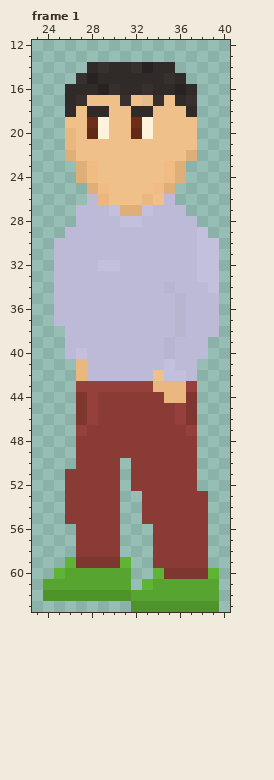
File history of a pixel-art file, Assets/art/hamilton/HamiltonEast/Bank/Characters/LineWaiter2/LineWaiter2IdleL.aseprite. This is how it looked before the edit.
64x64 pixels, 2 frames. Pixels under 10% opacity are left out. Colours within 5 levels of each other are drawn and written as one. Shown: frame 1: x 23..40, y 12..63. The commit also changed other frames, which this record leaves out.
Now the later version:
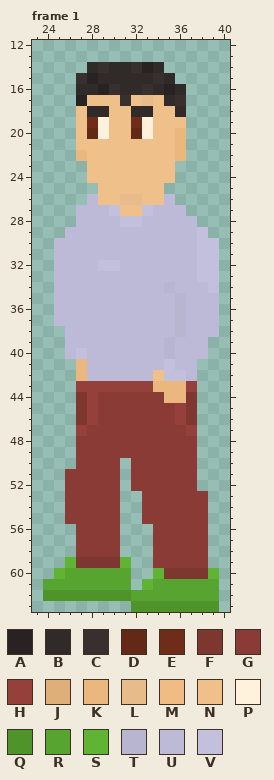
Palette (. is transparent): A #282322  B #302a29  C #37302f  D #632916  E #6e2d18  F #7e3631  G #8a3b36  H #95403a  J #deaf79  K #eab77f  L #e7bb8a  M #f1bc83  N #f0c08b  P #fef2dc  Q #4e942b  R #57a530  S #5fb434  T #b7b5d0  U #bcbad6  V #c2c0dd
Edits made:
Frame 1:
Colour B becomes colour A in row 16 at x 35.
Colour C becomes colour A in row 17 at x 27.
Colour A becomes colour B in row 16 at x 36.
Colour C becomes colour B in row 15 at x 35.
Colour N becomes colour B in row 17 at x 35; in row 18 at x 36.
Colour B becomes colour C in row 15 at x 34; in row 17 at x 36.
Colour N becomes colour K in rows 20 to 21 at x 36; in row 22 at x 27 and 36.
Colour N becomes colour L in row 26 at x 31 to 32.
Colour C becomes colour N in row 17 at x 34.
Colour J becomes colour N in row 27 at x 31 to 32.
Colour K becomes colour N in row 26 at x 29 and 33.
Colour M becomes colour N in rows 23 to 24 at x 28 and 35; in row 25 at x 29 and 34.
The edit erases colour B in row 14 at x 35; in row 15 at x 36; in row 16 at x 26 and 37; in row 17 at x 26; in row 18 at x 26 and 37.
The edit erases colour C in row 17 at x 37.
The edit erases colour J in row 22 at x 26 and 37; in rows 23 to 24 at x 27 and 36; in row 25 at x 28 and 35.
The edit erases colour K in rows 20 to 21 at x 26.
The edit erases colour N in row 19 at x 26 and 37; in rows 20 to 21 at x 37.
Pixel boxes of the changes (left, top, right, bottom) in both pictures:
changed: (65, 62, 197, 216)
